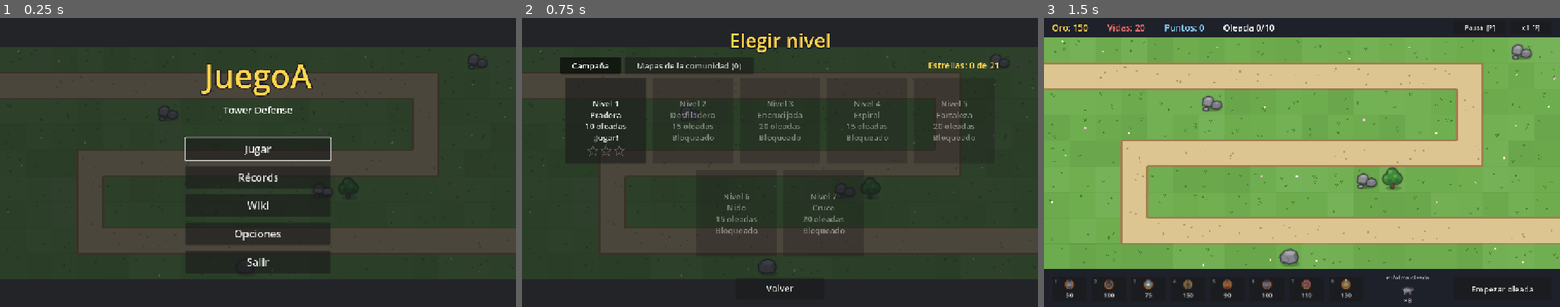
Above: before the commit, frames 1-3 (left to right).
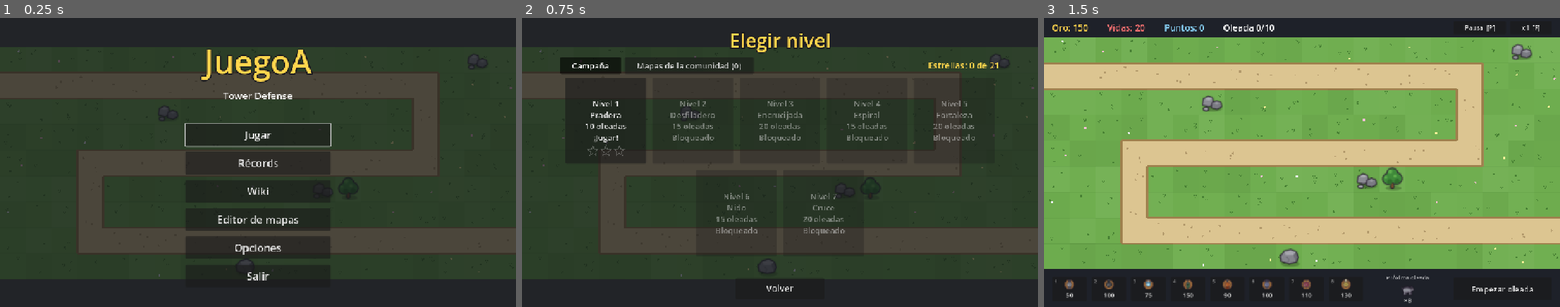
Above: after the commit, the same moments.

Repository: pasaporteN25/MonstersAndCanons
Game: Godot game, scene res://scenes/ui/main_menu.tscn
The game is run twice, just before and just after one commit, with the same random seed, the same clock (stepped at 60 frames per second) and the same inputs.
Inputs:
- Up to frame 1 (0.25 s): no input
- Up to frame 2 (0.75 s): click "Jugar" at 0.5 s
- Up to frame 3 (1.5 s): click "Nivel 1 Pradera 10 oleadas ¡J…" at 1.25 s

The runs differ from the first frame. In frame 1, 4.8% of the frame differs, in the area x 35-65%, y 10-91%; in frame 2, nothing differs; in frame 3, nothing differs.

Commit message:
T121: el editor de mapas para todos (boton en el juego normal, no en el celular) - D-038
Co-Authored-By: Claude Sonnet 5.5 <noreply@anthropic.com>

Diff:
--- a/scenes/ui/main_menu.gd
+++ b/scenes/ui/main_menu.gd
@@ -1,5 +1,6 @@
-# Menú principal (RF-110): Jugar, Récords, Wiki, Opciones, Salir. En el modo de pruebas, además, el
-# Editor de mapas (RF-210).
+# Menú principal (RF-110): Jugar, Récords, Wiki, Editor de mapas (RF-210: no en el celular), Opciones
+# y Salir.
+class_name MainMenu
 extends Control
 
 @onready var _play_button: Button = %PlayButton
@@ -15,7 +16,7 @@
 	_play_button.pressed.connect(GameFlow.go_to_level_select)
 	_records_button.pressed.connect(GameFlow.go_to_records)  # RF-195
 	_wiki_button.pressed.connect(GameFlow.go_to_wiki)  # RF-230
-	_editor_button.visible = DevMode.enabled  # RF-210: el juego normal y el APK no lo tienen
+	_editor_button.visible = editor_available(OS.has_feature("mobile"))  # RF-210
 	_editor_button.pressed.connect(GameFlow.go_to_editor)
 	_options_button.pressed.connect(_options.open)
 	_quit_button.pressed.connect(get_tree().quit)
@@ -24,6 +25,12 @@
 	_play_button.grab_focus()  # se puede jugar con Enter sin tocar el mouse
 
 
+## RF-210 (D-038): el editor es para todos, menos en el celular (se maneja con mouse y teclado); el
+## modo de pruebas lo ve siempre.
+static func editor_available(is_mobile: bool) -> bool:
+	return not is_mobile or DevMode.enabled
+
+
 func _unhandled_input(event: InputEvent) -> void:
 	if event.is_action_pressed("cancel") and _options.visible:
 		_options.close()
--- a/tests/test_map_editor.gd
+++ b/tests/test_map_editor.gd
@@ -58,15 +58,37 @@
 
 # --- Acceso (RF-210) ---
 
-func test_the_menu_button_only_exists_in_dev_mode() -> void:
+func test_the_menu_button_exists_in_the_normal_game_and_in_dev_mode() -> void:
 	DevMode.set_enabled(false, NORMAL_PATH)
 	var normal: Control = MENU_SCENE.instantiate()
 	add_child_autofree(normal)
-	assert_false((normal.get_node("%EditorButton") as Button).visible, "el juego normal no lo tiene")
+	assert_true((normal.get_node("%EditorButton") as Button).visible, "RF-210 (D-038): el juego normal también lo tiene")
 	DevMode.set_enabled(true, DEV_PATH)
 	var dev: Control = MENU_SCENE.instantiate()
 	add_child_autofree(dev)
-	assert_true((dev.get_node("%EditorButton") as Button).visible, "RF-210: en el modo de pruebas sí")
+	assert_true((dev.get_node("%EditorButton") as Button).visible, "y el modo de pruebas también")
+
+
+func test_the_editor_is_not_offered_on_mobile_unless_in_dev_mode() -> void:
+	DevMode.set_enabled(false, NORMAL_PATH)
+	assert_true(MainMenu.editor_available(false))
+	assert_false(MainMenu.editor_available(true), "el celular no tiene mouse ni teclado")
+	DevMode.set_enabled(true, DEV_PATH)
+	assert_true(MainMenu.editor_available(true), "en el modo de pruebas siempre")
+
+
+func test_editing_in_the_normal_game_does_not_touch_the_progress() -> void:
+	DevMode.set_enabled(false, NORMAL_PATH)
+	SaveManager.load_save()
+	var unlocked_before: bool = GameFlow.is_level_unlocked(1)
+	var stars_before: int = GameFlow.total_stars()
+	var editor: MapEditor = _open()
+	assert_not_null(editor.draft)
+	assert_false(DevMode.enabled)
+	assert_eq(editor.maps_dir, LevelDraft.MAPS_DIR, "guarda en la carpeta de mapas de siempre")
+	assert_eq(GameFlow.is_level_unlocked(1), unlocked_before, "abrir el editor no desbloquea nada")
+	assert_false(GameFlow.is_level_unlocked(1), "y el nivel 2 sigue bloqueado en el juego normal")
+	assert_eq(GameFlow.total_stars(), stars_before)
 
 
 # --- La pantalla ---
Not shown, changed: CONTENIDO.md
Not shown, changed: ONBOARDING.md
Not shown, changed: README.md
Not shown, changed: specs/01-spec.md
Not shown, changed: specs/03-tareas.md
Not shown, changed: specs/04-decisiones.md
